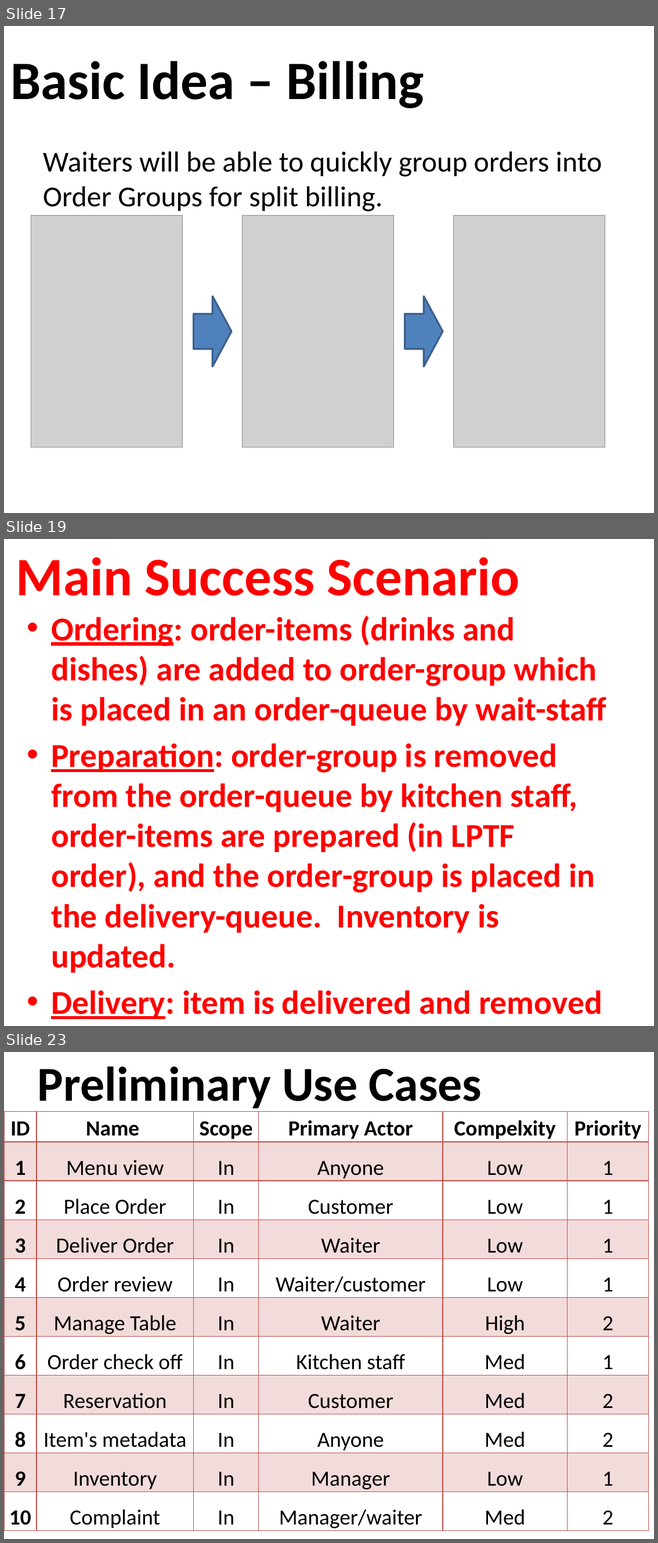
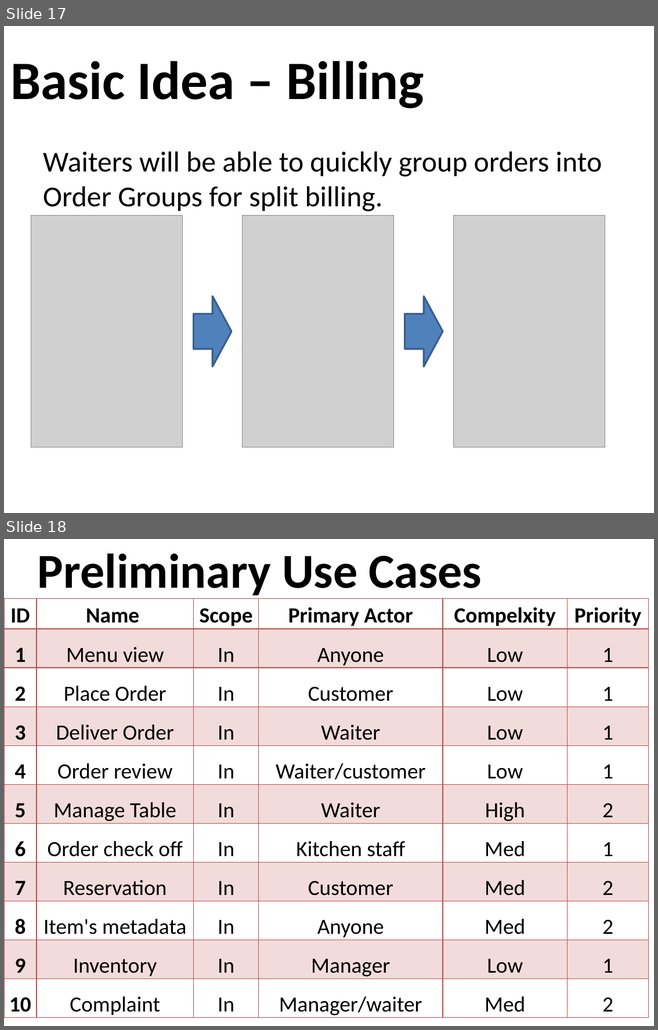
Before and after one commit to osmihi/Capstone, a slide deck: Project Documents/Group3_Presentation1_Capstone.pptx. Shown one above the other, each under a label of ours: slides 17, 19 and 23 before the commit, slides 17 and 18 after it; the slides between them are not shown. The pictures are 658x1543 and 658x1030 pixels, drawn with LibreOffice and Linux fonts; fonts in the diff are those of the drawing; grey boxes stand for pictures; background and template pictures are left out. Boxes give left, top, right and bottom in pixels: in the first picture for what was removed or moved away, otherwise in the second. Text is boxed around its words. In the diff, an @@ line names an element or a change of style, - is before the commit and + after.

Commit message:
Removed Main Success Scenario Slides
These were replaced by the Basic Idea Slides

```diff
--- a/Project Documents/Group3_Presentation1_Capstone.pptx
+++ b/Project Documents/Group3_Presentation1_Capstone.pptx
@@ slide 19 removed at (4,539,654,1026), background picture (left out) @@
@@ title removed at (16,557,520,596) @@
-Main Success Scenario
@@ text removed at (51,616,606,1019) @@
-• Ordering: order-items (drinks and dishes) are added to order-group which is placed in an order-queue by wait-staff
-• Preparation: order-group is removed from the order-queue by kitchen staff, order-items are prepared (in LPTF order), and the order-group is placed in the delivery-queue. Inventory is updated.
-• Delivery: item is delivered and removed from delivery-queue by wait-staff.
@@ what was slide 23 is now slide 18 @@
```
Also in this commit, not shown: 4 other slides removed.
